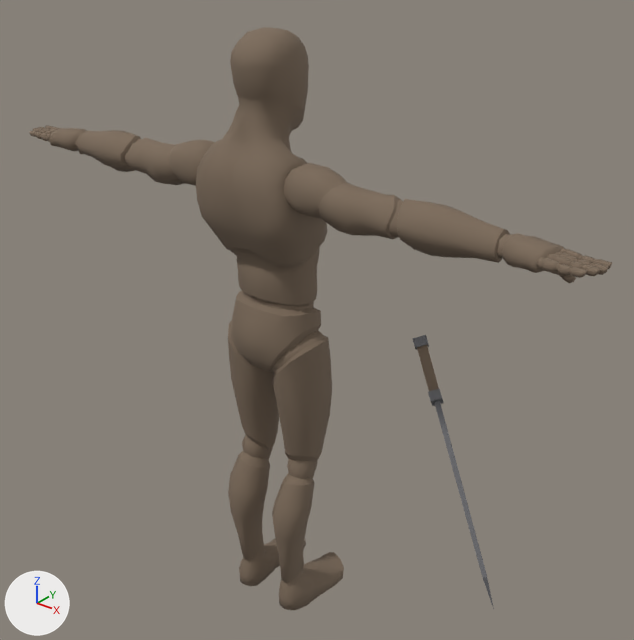
What one commit did to the glTF model models/hero.glb.
The view is the same before and after, from a 50 mm lens placed at (1.55, -1.75, 2.12), pointed at (0.02, 0.17, 0.93). Lighting does not change. The marker at lower left points along +X, +Y and +Z. The first picture is the older version. Where no turn or scale is listed for an object, it has been applied to the vertices. Vertices at exactly the same position are counted once.

Names of what the first picture shows: 'Mannequin'.
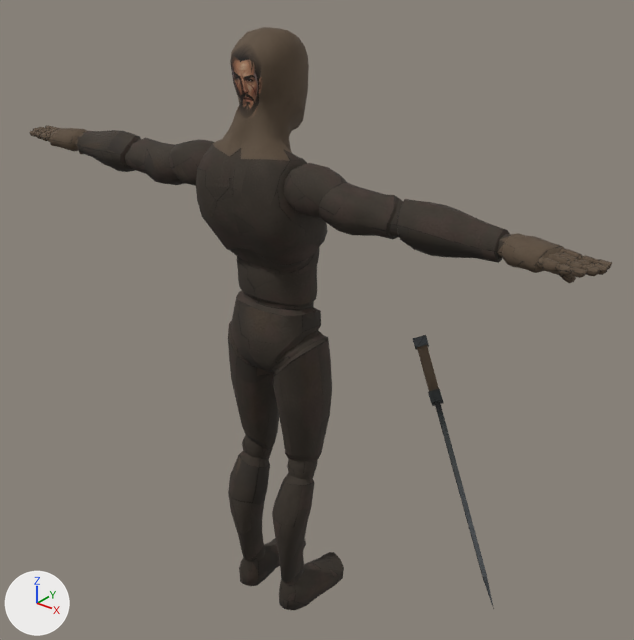
Commit message: Hero: painted face + per-zone materials from a generated atlas

Where the change shows, as pixel boxes (x1, y1, x2, y2) in the pictures (634 x 640 px):
'Mannequin', recoloured, surface changed (darker)
    both: (30, 27, 612, 610)
part 1 of me_mannequin, recoloured (darker)
    both: (30, 27, 612, 610)
part 2 of me_mannequin, recoloured
    both: (412, 335, 492, 599)
part 3 of me_mannequin, surface changed (darker)
    both: (30, 27, 612, 610)

What the commit changed:
Picture 'hero_atlas' (img_hero_atlas) is new.
Material 'ds_hero_atlas' (mat_ds_hero_atlas) is new.
Its texture is img_hero_atlas.
Its roughness is 0.86.
me_mannequin has 7027 vertices, 13794 faces and spans x -0.97..0.97, y -0.16..0.42, z 0.0..1.83.
me_mannequin is used by ob_mannequin; location (0.001, 0.0, -0.014).
me_mannequin part 1: all 13756 faces that had it switch from mat_ds_dark_leather (brown #7c6a59) to mat_ds_hero_atlas (picture img_hero_atlas).
me_mannequin part 2: all 38 faces that had it switch from mat_ds_dark_steel (grey #6c6c6f) to mat_ds_hero_atlas (picture img_hero_atlas).
me_mannequin part 3: texture (UV) coordinates of 13794 of 13794 faces, centred in x -0.97..0.97, y -0.16..0.41, z 0.0..1.83, changed; they spanned u 0.0..0.0, v 0.0..0.0 and now span u 0.0..1.0, v 0.0..0.99.
